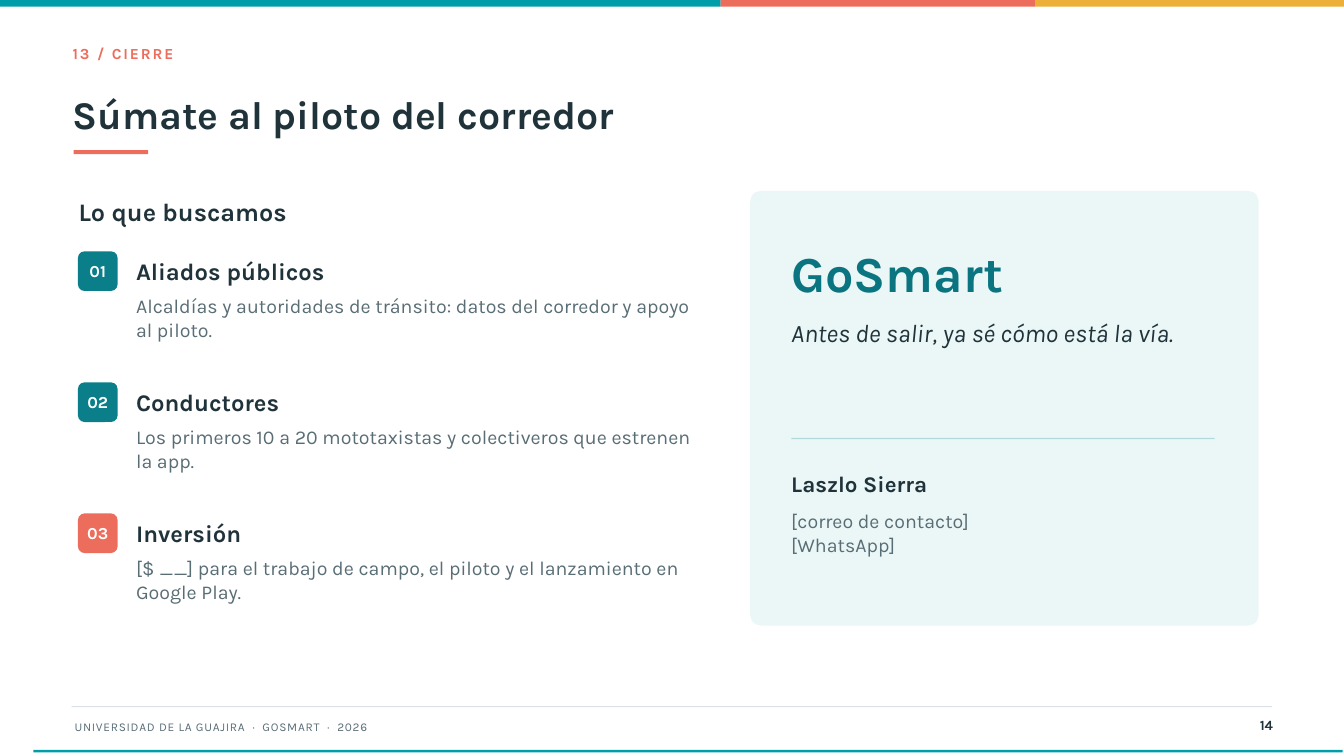
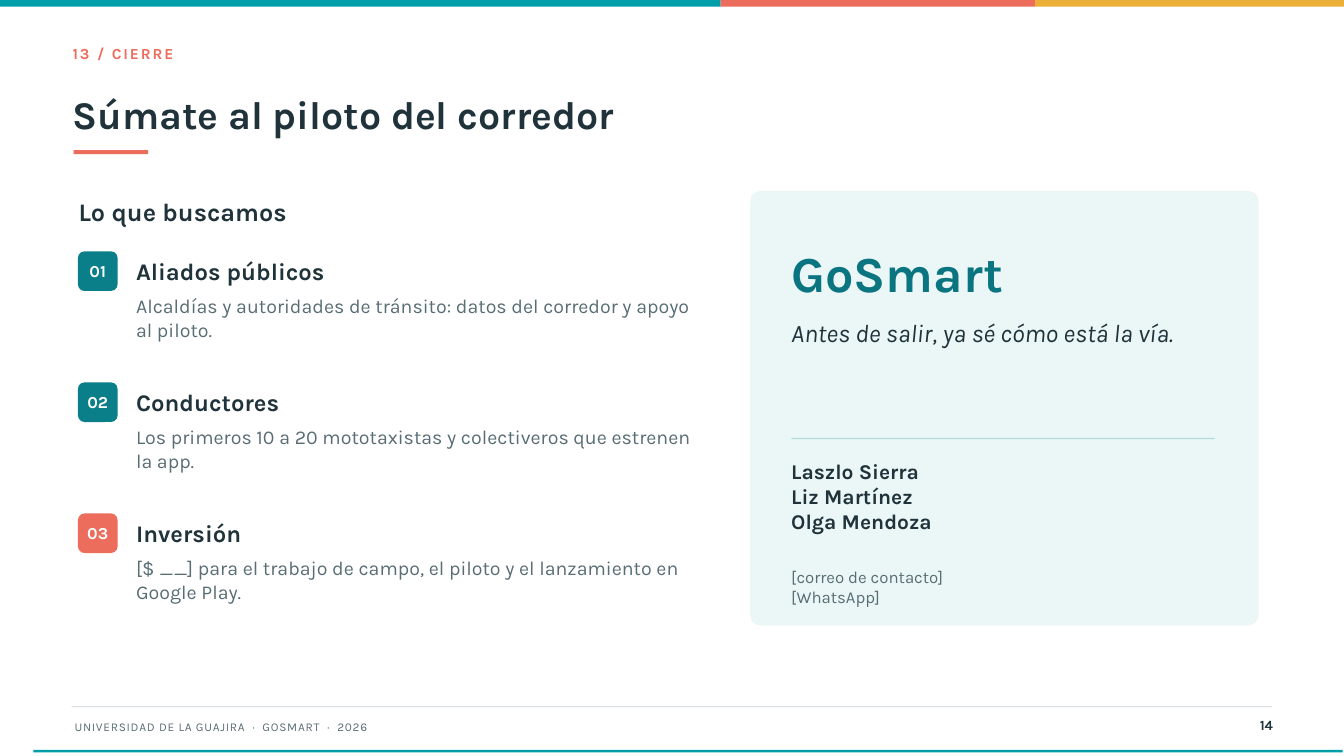
Before and after one commit to LaszloSM/gosmart, a slide deck: slide 14 of docs/presentacion/GoSmart_Pitch_Uniguajira.pptx. Drawn at 1344x756 pixels with LibreOffice and Linux fonts; fonts in the diff are those of the drawing; background and template pictures are left out. Boxes give left, top, right and bottom in pixels: in the first picture for what was removed or moved away, otherwise in the second. Text is boxed around its words. In the diff, an @@ line names an element or a change of style, - is before the commit and + after.

```diff
--- a/docs/presentacion/GoSmart_Pitch_Uniguajira.pptx
+++ b/docs/presentacion/GoSmart_Pitch_Uniguajira.pptx
@@ text at (791, 464, 919, 480): size 16 to 15 pt in "Laszlo Sierra" @@
@@ text "Laszlo Sierra" at (791, 464, 932, 535): vertical alignment middle to top @@
@@ text at (791, 487, 932, 535): paragraphs added @@
+Liz Martínez
+Olga Mendoza
@@ text "[correo de contacto]": place and size @@
-text "[correo de contacto]" at (791, 513, 969, 557)
+text "[correo de contacto]" at (791, 571, 943, 607)
@@ text "[correo de contacto]" at (791, 571, 943, 607): size 14 to 12 pt @@
```
Also in this commit, not shown: 1 other slide changed.
